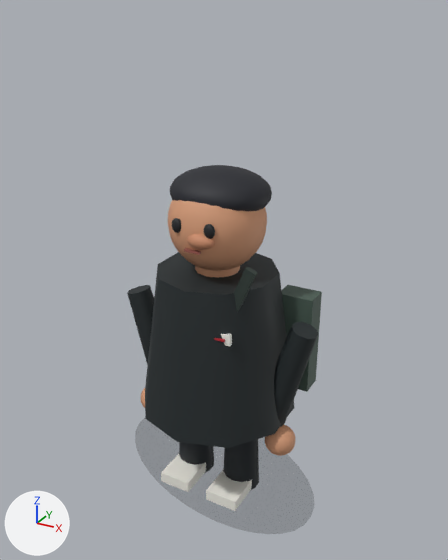
The glTF model public/assets/game/models/players/player_male_black.glb: old version first, new version second.
One viewpoint serves both versions: a camera (50 mm lens) standing at (0.945, -1.675, 1.664) and looking at (-0.006, 0.055, 0.8). Every picture has the same lights, and +X, +Y and +Z are marked at lower left. The older version comes first. Where no turn or scale is listed for an object, it has been applied to the vertices. Vertices at exactly the same position are counted once.

The scene before the commit, as lines of its bpy script (objects in view):
```python
ob_arm_0_255 = bpy.data.objects.new('arm_0.255', me_mesh_12)
ob_arm_0_255.location = (0.265, -0.01, 0.51)
ob_arm__0_255 = bpy.data.objects.new('arm_-0.255', me_mesh_10)
ob_arm__0_255.location = (-0.265, -0.01, 0.51)
ob_contact_shadow = bpy.data.objects.new('contact_shadow', me_mesh_0)
ob_contact_shadow.location = (0.0, 0.0, 0.012)
ob_hair_cap = bpy.data.objects.new('hair_cap', me_mesh_19)
ob_hair_cap.location = (0.0, 0.021, 1.123)
ob_head = bpy.data.objects.new('head', me_mesh_14)
ob_head.location = (0.0, 0.0, 1.03)
ob_leg_0_095 = bpy.data.objects.new('leg_0.095', me_mesh_3)
ob_leg_0_095.location = (0.099, 0.0, 0.229)
ob_leg__0_095 = bpy.data.objects.new('leg_-0.095', me_mesh_1)
ob_leg__0_095.location = (-0.099, 0.0, 0.229)
ob_shoulder_bag = bpy.data.objects.new('shoulder_bag', me_mesh_20)
ob_shoulder_bag.parent = ob_player_male_black
ob_shoulder_bag.location = (0.24, 0.12, 0.58)
ob_shoulder_bag.scale = (0.12, 0.08, 0.34)
ob_torso = bpy.data.objects.new('torso', me_mesh_5)
ob_torso.location = (0.0, 0.0, 0.603)
# also in view: 'shoe_-0.095' at (-0.099, -0.073, 0.036); 'hand_0.255' at (0.265, -0.031, 0.281); 'shoe_0.095' at (0.099, -0.073, 0.036)
```
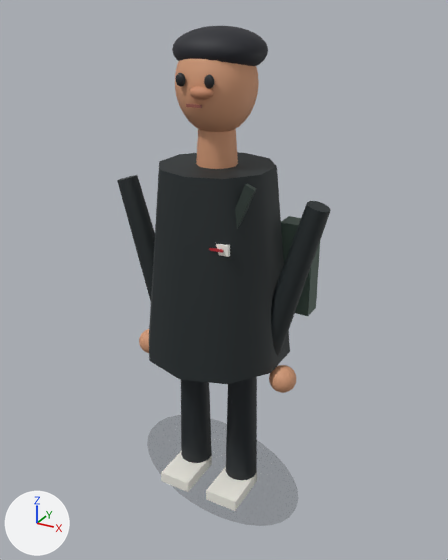
Where the newer file only moved an object's origin or applied its transform, the numbers keep the older frame.

The change, as a list of edits to the scene's bpy script:
```text
Change me_mesh_0:
    remove me_mesh_0.from_pydata(...)  # 68 vertices, 128 faces; spans x -0.395..0.395, y -0.007..0.007, z -0.26..0.26
    add me_mesh_0.from_pydata(...)  # 68 vertices, 128 faces; spans x -0.333..0.333, y -0.007..0.007, z -0.229..0.229
    me_mesh_0 part 1: the whole mesh is scaled about its middle by (0.842, 1, 0.88)
Change me_mesh_1:
    remove me_mesh_1.from_pydata(...)  # 32 vertices, 56 faces; spans x -0.068..0.068, y -0.07..0.07, z -0.218..0.218
    add me_mesh_1.from_pydata(...)  # 32 vertices, 56 faces; spans x -0.059..0.059, y -0.06..0.06, z -0.322..0.322
    me_mesh_1 part 2: the whole mesh is scaled about its middle by (0.873, 0.873, 1.48)
Change me_mesh_3:
    remove me_mesh_3.from_pydata(...)  # 32 vertices, 56 faces; spans x -0.068..0.068, y -0.07..0.07, z -0.218..0.218
    add me_mesh_3.from_pydata(...)  # 32 vertices, 56 faces; spans x -0.059..0.059, y -0.06..0.06, z -0.322..0.322
    me_mesh_3 part 3: the whole mesh is scaled about its middle by (0.873, 0.873, 1.48)
Change me_mesh_5:
    remove me_mesh_5.from_pydata(...)  # 24 vertices, 40 faces; spans x -0.267..0.267, y -0.281..0.281, z -0.26..0.26
    add me_mesh_5.from_pydata(...)  # 24 vertices, 40 faces; spans x -0.242..0.242, y -0.255..0.255, z -0.322..0.322
    me_mesh_5 part 4: the whole mesh is scaled about its middle by (0.905, 0.905, 1.24)
Change me_mesh_10:
    remove me_mesh_10.from_pydata(...)  # 24 vertices, 40 faces; spans x -0.101..0.11, y -0.054..0.054, z -0.224..0.222
    add me_mesh_10.from_pydata(...)  # 24 vertices, 40 faces; spans x -0.114..0.123, y -0.047..0.047, z -0.292..0.289
    me_mesh_10 part 5: 24 of 24 vertices moved; they spanned x -0.101..0.11, y -0.054..0.054, z -0.224..0.222 and now span x -0.114..0.123, y -0.047..0.047, z -0.292..0.289; mean shift (0.0, 0.001, 0.0)
Change me_mesh_12:
    remove me_mesh_12.from_pydata(...)  # 24 vertices, 40 faces; spans x -0.11..0.101, y -0.054..0.054, z -0.224..0.222
    add me_mesh_12.from_pydata(...)  # 24 vertices, 40 faces; spans x -0.123..0.114, y -0.047..0.047, z -0.292..0.289
    me_mesh_12 part 6: 24 of 24 vertices moved; they spanned x -0.11..0.101, y -0.054..0.054, z -0.224..0.222 and now span x -0.123..0.114, y -0.047..0.047, z -0.292..0.289; mean shift (0.0, 0.001, 0.0)
Change me_mesh_14:
    remove me_mesh_14.from_pydata(...)  # 377 vertices, 720 faces; spans x -0.161..0.161, y -0.161..0.161, z -0.161..0.161
    add me_mesh_14.from_pydata(...)  # 377 vertices, 720 faces; spans x -0.124..0.124, y -0.124..0.124, z 0.28..0.572
    me_mesh_14 part 7: the whole mesh is scaled about its middle by (0.772, 0.772, 0.906), then moved by (0.0, 0.0, 0.426)
Change me_mesh_19:
    remove me_mesh_19.from_pydata(...)  # 377 vertices, 720 faces; spans x -0.168..0.168, y -0.15..0.15, z -0.078..0.078
    add me_mesh_19.from_pydata(...)  # 377 vertices, 720 faces; spans x -0.144..0.144, y -0.13..0.13, z 0.36..0.493
    me_mesh_19 part 8: the whole mesh is scaled about its middle by (0.853, 0.871, 0.853), then moved by (0.0, 0.0, 0.426)
Change ob_leg__0_095:
    ob_leg__0_095.location: (-0.099, 0.0, 0.229) -> (-0.099, 0.0, 0.354)
Change ob_leg_0_095:
    ob_leg_0_095.location: (0.099, 0.0, 0.229) -> (0.099, 0.0, 0.354)
Change ob_torso:
    ob_torso.location: (0.0, 0.0, 0.603) -> (0.0, 0.0, 0.894)
Change ob_neck:
    ob_neck.location: (0.0, 0.0, 0.863) -> (0.0, 0.0, 1.269)
Change ob_arm__0_255:
    ob_arm__0_255.location: (-0.265, -0.01, 0.51) -> (-0.265, -0.01, 0.853)
Change ob_hand__0_255:
    ob_hand__0_255.location: (-0.265, -0.031, 0.281) -> (-0.265, -0.031, 0.53)
Change ob_arm_0_255:
    ob_arm_0_255.location: (0.265, -0.01, 0.51) -> (0.265, -0.01, 0.853)
Change ob_hand_0_255:
    ob_hand_0_255.location: (0.265, -0.031, 0.281) -> (0.265, -0.031, 0.53)
Change ob_nose:
    ob_nose.location: (0.025, -0.145, 0.975) -> (0.02, -0.12, 1.39)
    ob_nose.scale: (0.045, 0.025, 0.024) -> (0.035, 0.022, 0.018)
Change ob_eye__0_055:
    ob_eye__0_055.location: (-0.055, -0.145, 1.01) -> (-0.045, -0.12, 1.42)
    ob_eye__0_055.scale: (0.018, 0.012, 0.022) -> (0.015, 0.01, 0.018)
Change ob_eye_0_055:
    ob_eye_0_055.location: (0.055, -0.145, 1.01) -> (0.045, -0.12, 1.42)
    ob_eye_0_055.scale: (0.018, 0.012, 0.022) -> (0.015, 0.01, 0.018)
Change ob_mouth:
    ob_mouth.location: (0.0, -0.151, 0.94) -> (0.0, -0.126, 1.355)
Change ob_shoulder_bag:
    ob_shoulder_bag.location: (0.24, 0.12, 0.58) -> (0.23, 0.12, 0.84)
    ob_shoulder_bag.scale: (0.12, 0.08, 0.34) -> (0.11, 0.07, 0.3)
```

Pixel boxes (x1, y1, x2, y2) of what changed, in the pictures (448 x 560 px):
'torso', moved, rescaled (18% taller): before (145, 252, 295, 448); after (149, 152, 290, 384)
'contact_shadow', rescaled: before (135, 418, 315, 534); after (147, 415, 299, 526)
'head', moved, rescaled (15% narrower): before (168, 200, 267, 271); after (175, 58, 259, 132)
'hair_cap', moved, rescaled (15% shorter): before (170, 165, 272, 212); after (172, 26, 268, 66)
'arm_0.255', reshaped, moved: before (274, 322, 318, 427); after (271, 201, 331, 356)
'arm_-0.255', reshaped, moved: before (127, 285, 154, 365); after (117, 175, 155, 301)
'leg_0.095', moved, rescaled: before (224, 440, 256, 490); after (226, 377, 257, 480)
'shoulder_bag', moved, rescaled (6% shorter): before (282, 285, 322, 392); after (281, 216, 320, 316)
'leg_-0.095', moved, rescaled: before (179, 442, 211, 472); after (181, 380, 210, 463)
'neck', moved: before (195, 266, 240, 278); after (196, 129, 238, 169)
'hand_0.255', moved: before (265, 425, 296, 456); after (269, 365, 296, 393)
'nose', moved, rescaled (14% narrower, 12% shorter): before (187, 234, 214, 250); after (190, 86, 213, 100)
'eye_0.055', moved, rescaled: before (204, 224, 215, 239); after (204, 74, 215, 89)
'hand_-0.255', moved (mostly hidden before): before (141, 388, 145, 408); after (139, 329, 149, 353)
'eye_-0.055', moved, rescaled: before (172, 218, 181, 233); after (176, 73, 186, 87)
'mouth', moved: before (184, 248, 201, 255); after (186, 104, 202, 108)
